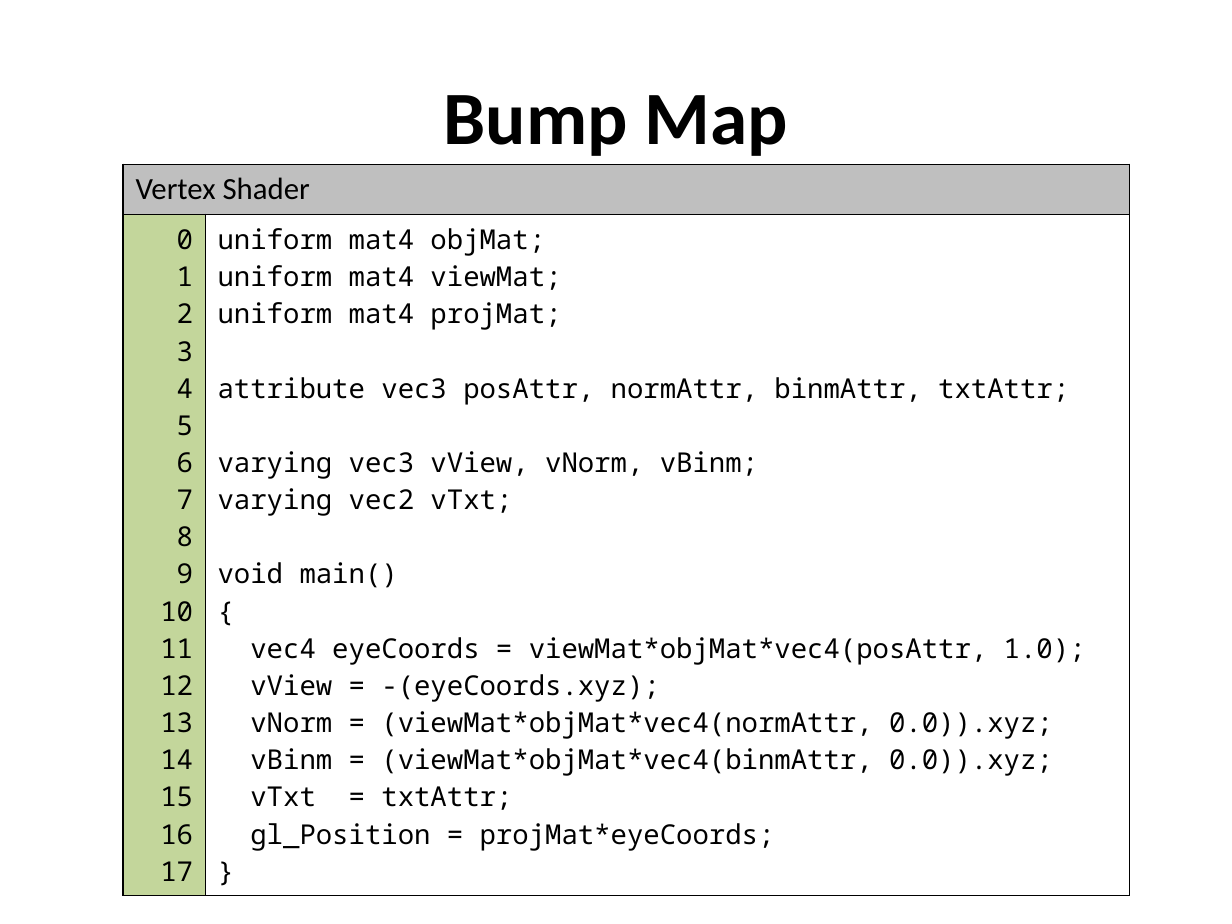
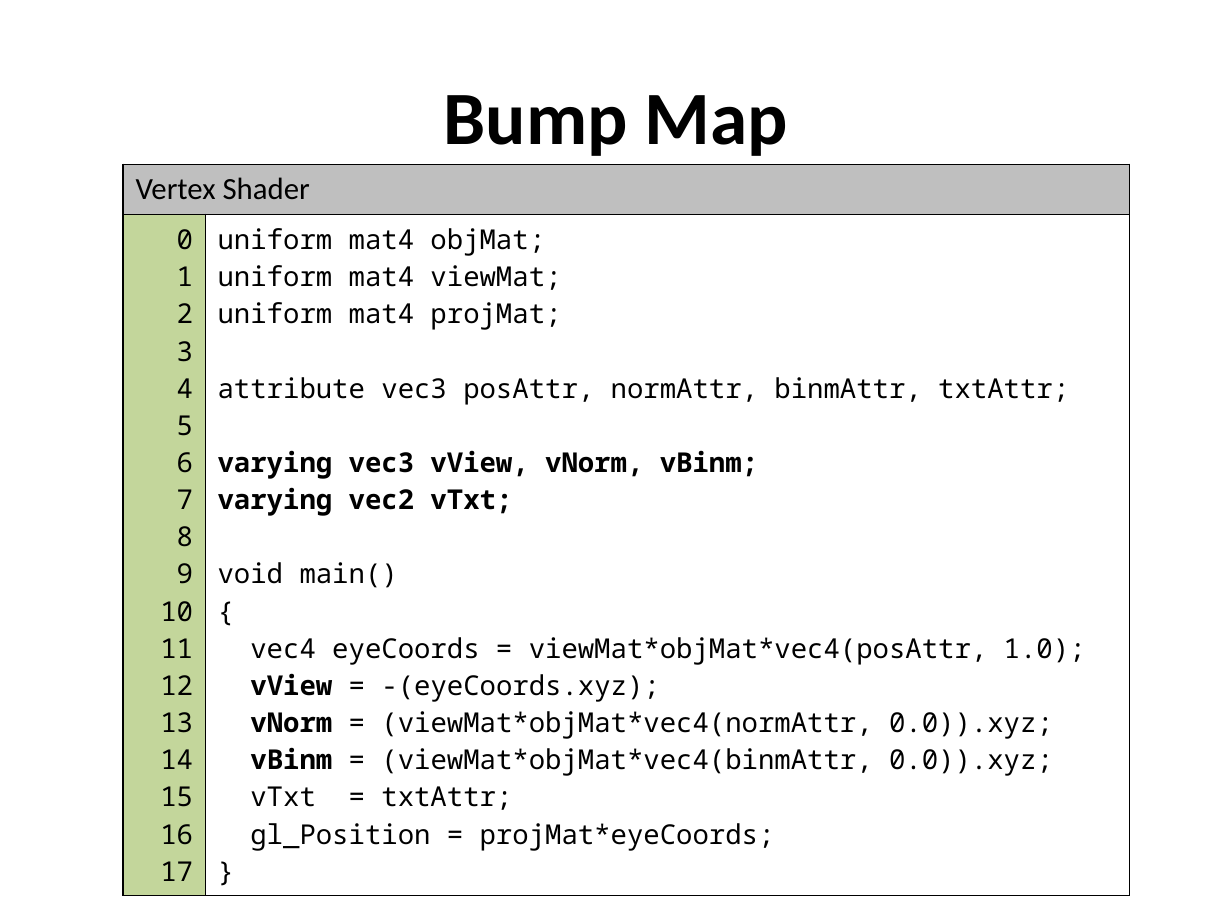
Before and after one commit to grantnelson-wf/webgl-fun, a slide deck: slide 28 of docs/Slides.pptx (slide 20 before the commit). Drawn at 1232x924 pixels with LibreOffice and Linux fonts; fonts in the diff are those of the drawing; background and template pictures are left out. Boxes give left, top, right and bottom in pixels: in the first picture for what was removed or moved away, otherwise in the second. Text is boxed around its words. In the diff, an @@ line names an element or a change of style, - is before the commit and + after.

```diff
--- a/docs/Slides.pptx
+++ b/docs/Slides.pptx
@@ table at <box>123,164,1130,885</box> @@
@@ bold on in "varying vec3 vView, vNorm, vBinm;", "varying vec2 vTxt;", "vView", "vNorm" and 1 more places @@
```
Also in this commit, not shown: 17 other slides changed, 12 slides added, 3 slides removed, 1 other file.
